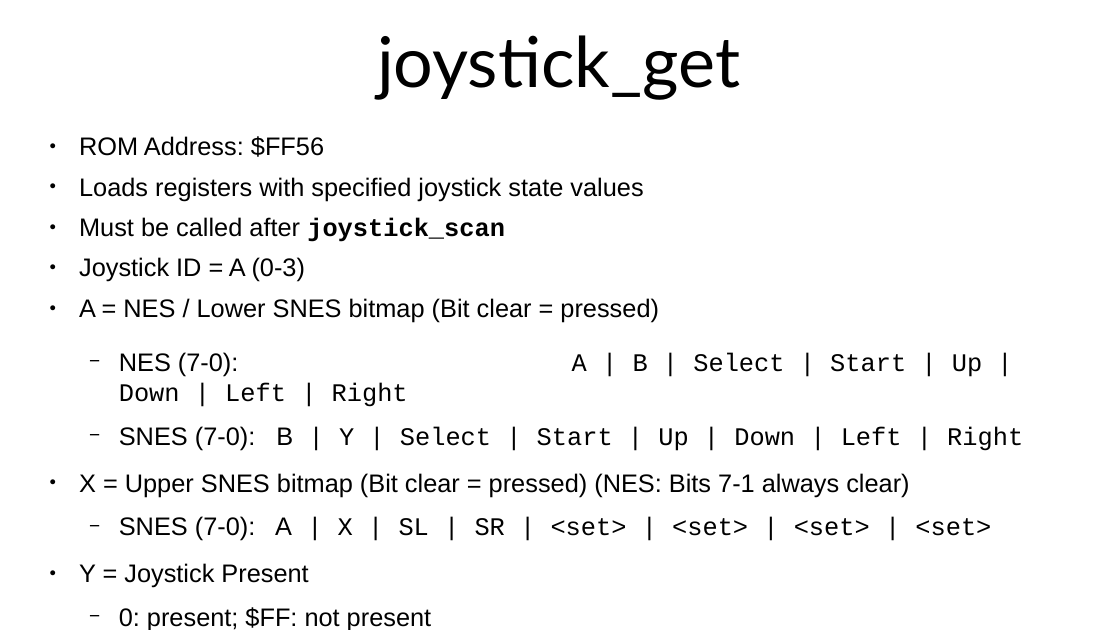
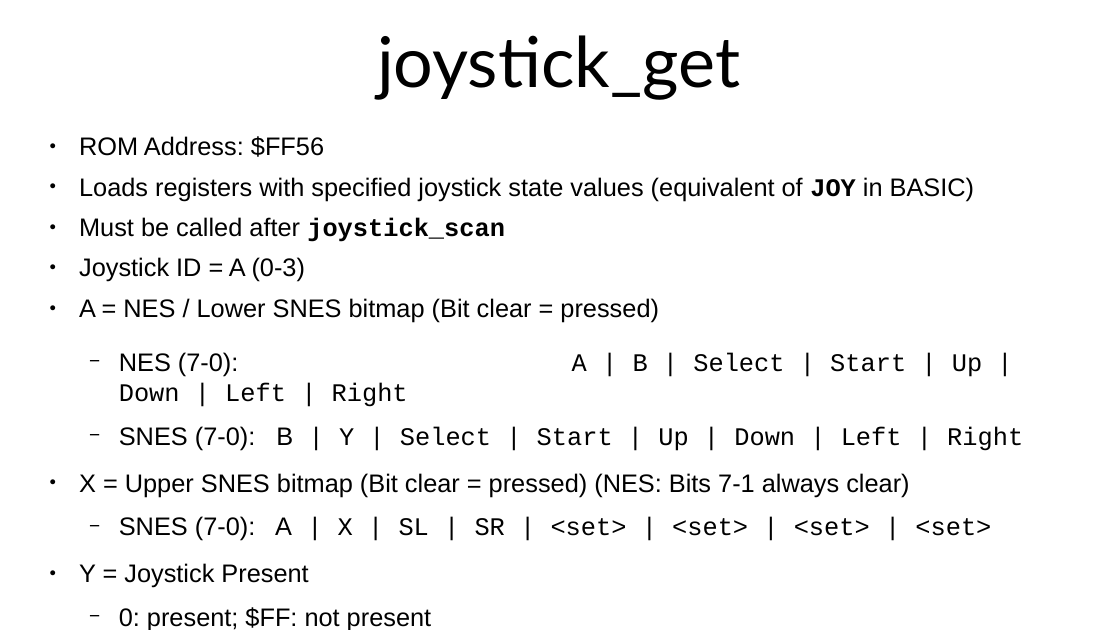
Before and after one commit to SlithyMatt/x16-assembly-tutorial, a slide deck: slide 9 of Lesson14/Lesson14.odp. Drawn at 1120x630 pixels with LibreOffice and Linux fonts; fonts in the diff are those of the drawing. Boxes give left, top, right and bottom in pixels: in the first picture for what was removed or moved away, otherwise in the second. Text is boxed around its words. In the diff, an @@ line names an element or a change of style, - is before the commit and + after.

```diff
--- a/Lesson14/Lesson14.odp
+++ b/Lesson14/Lesson14.odp
@@ text at [79, 177, 974, 201]: text changed @@
-● Loads registers with specified joystick state values
+● Loads registers with specified joystick state values (equivalent of JOY in BASIC)
```
Also in this commit, not shown: 1 other slide changed, 1 other file.
